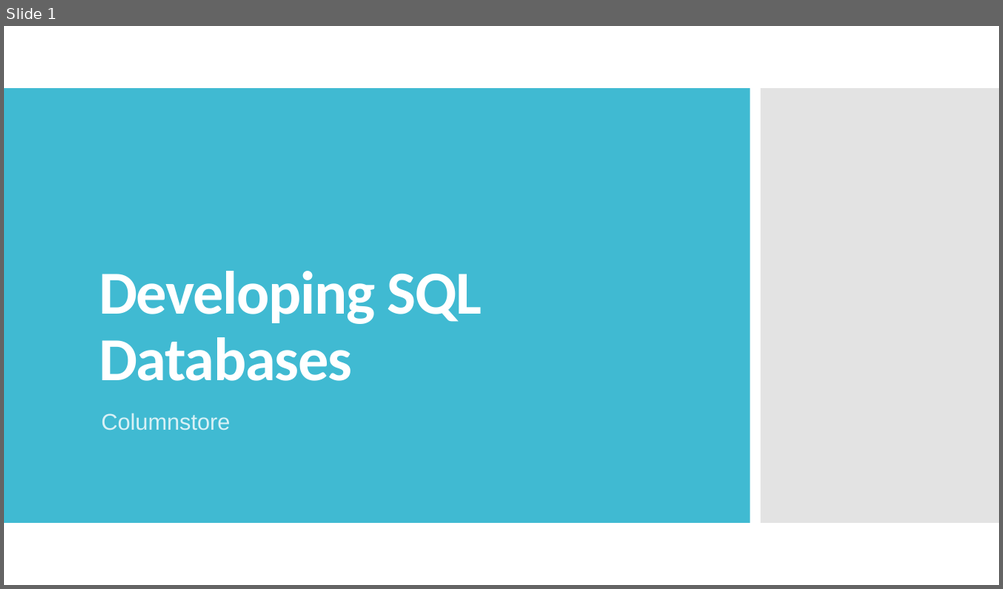
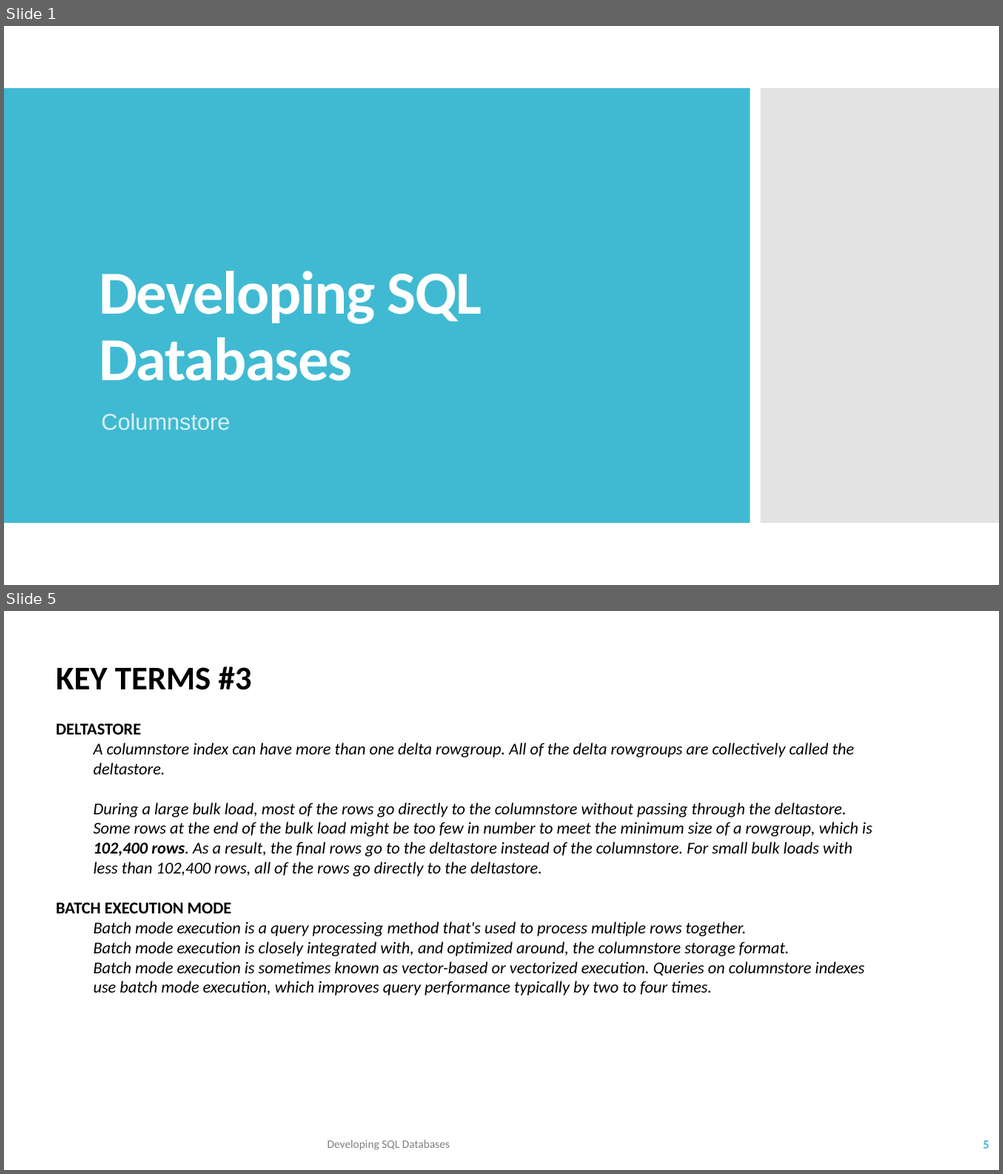
Before and after one commit to TKostyrka/70762DevSQLDB, a slide deck: DEVSQL_05_ColumnStoreIndex/DEVSQL_05_Columnstore.pptx. Shown one above the other, each under a label of ours: slide 1 before the commit, slides 1 and 5 after it; the slides between them are not shown. The pictures are 1003x589 and 1003x1174 pixels, drawn with LibreOffice and Linux fonts; fonts in the diff are those of the drawing. Boxes give left, top, right and bottom in pixels: in the first picture for what was removed or moved away, otherwise in the second. Text is boxed around its words. In the diff, an @@ line names an element or a change of style, - is before the commit and + after.

```diff
--- a/DEVSQL_05_ColumnStoreIndex/DEVSQL_05_Columnstore.pptx
+++ b/DEVSQL_05_ColumnStoreIndex/DEVSQL_05_Columnstore.pptx
@@ slide 5 added at <box>4,611,999,1170</box>, background #FFFFFF @@
@@ text added at <box>56,667,872,996</box>, 16 pt, text #000000, italic @@
+KEY TERMS #3
+DELTASTORE
+  A columnstore index can have more than one delta rowgroup. All of the delta rowgroups are collectively called the deltastore.
+  During a large bulk load, most of the rows go directly to the columnstore without passing through the deltastore.
+  Some rows at the end of the bulk load might be too few in number to meet the minimum size of a rowgroup, which is 102,400 rows. As a result, the final rows go to the deltastore instead of the columnstore. For small bulk loads with less than 102,400 rows, all of the rows go directly to the deltastore.
+BATCH EXECUTION MODE
+  Batch mode execution is a query processing method that's used to process multiple rows together.
+  Batch mode execution is closely integrated with, and optimized around, the columnstore storage format.
+  Batch mode execution is sometimes known as vector-based or vectorized execution. Queries on columnstore indexes use batch mode execution, which improves query performance typically by two to four times.
@@ text added at <box>327,1140,449,1150</box>, 11 pt, text #808080 @@
+Developing SQL Databases
@@ page number added at <box>982,1141,988,1149</box>, 12 pt, text #40BAD2, bold @@
+5
```
Also in this commit, not shown: 8 slides changed, 2 other slides added, 1 slide removed, 12 other files.
